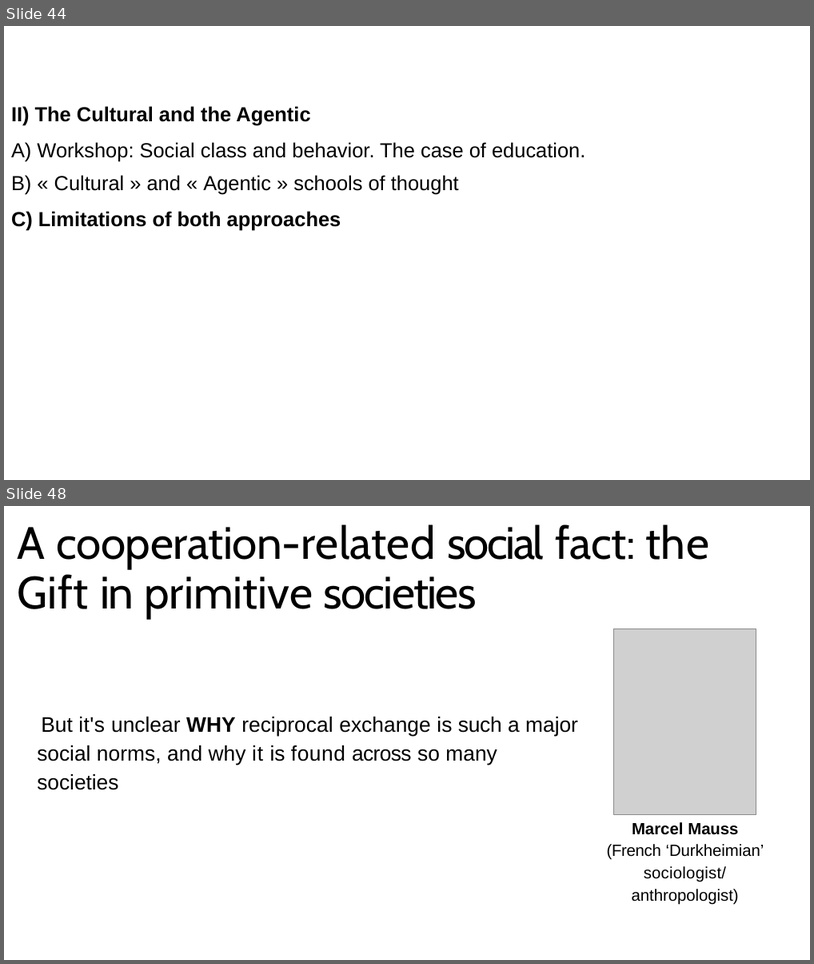
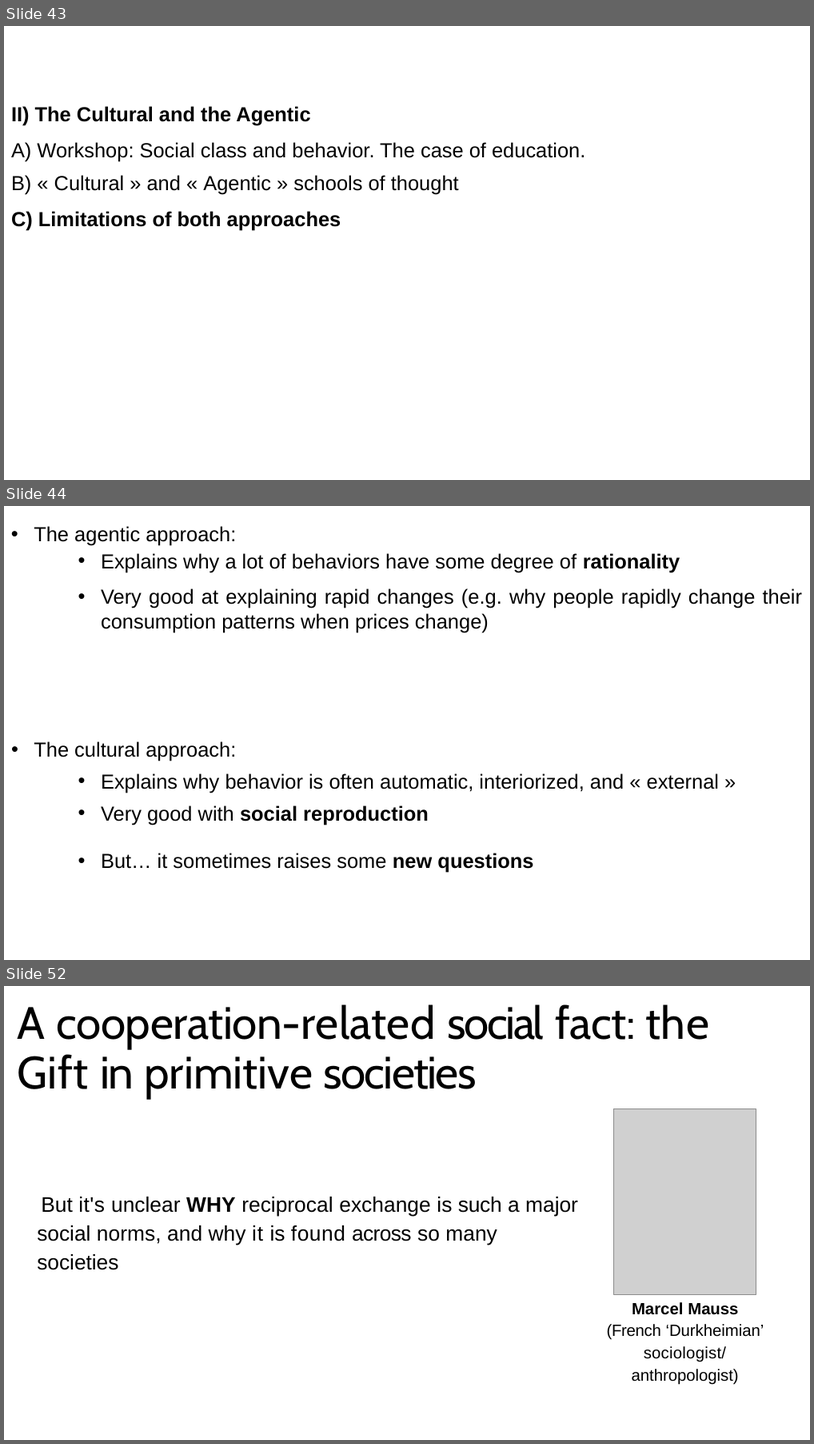
Before and after one commit to aminelasso/SOC501-2026, a slide deck: Week 3/Week 3.pptx. Shown one above the other, each under a label of ours: slides 44 and 48 before the commit, slides 43, 44 and 52 after it; the slides between them are not shown. The pictures are 814x964 and 814x1444 pixels, drawn with LibreOffice and Linux fonts; fonts in the diff are those of the drawing; grey boxes stand for pictures. Boxes give left, top, right and bottom in pixels: in the first picture for what was removed or moved away, otherwise in the second. Text is boxed around its words. In the diff, an @@ line names an element or a change of style, - is before the commit and + after.

```diff
--- a/Week 3/Week 3.pptx
+++ b/Week 3/Week 3.pptx
@@ slide 44 added at bbox=[4, 506, 810, 960], background #FFFFFF @@
@@ text added at bbox=[34, 526, 236, 546], 24.2 pt, text #000000 @@
+• The agentic approach:
@@ text added at bbox=[101, 553, 680, 572], 24.2 pt, text #000000 @@
+• Explains why a lot of behaviors have some degree of rationality
@@ text added at bbox=[101, 588, 802, 632], 24.2 pt, text #000000 @@
+• Very good at explaining rapid changes (e.g. why people rapidly change their consumption patterns when prices change)
@@ text added at bbox=[34, 741, 236, 760], 24.2 pt, text #000000 @@
+• The cultural approach:
@@ text added at bbox=[101, 773, 719, 792], 24.2 pt, text #000000 @@
+• Explains why behavior is often automatic, interiorized, and « external »
@@ text added at bbox=[101, 805, 429, 824], 24.2 pt, text #000000, bold @@
+• Very good with social reproduction
@@ text added at bbox=[101, 852, 534, 872], 24.2 pt, text #000000 @@
+• But… it sometimes raises some new questions
@@ what was slide 44 is now slide 43 @@
@@ what was slide 48 is now slide 52 @@
```
Also in this commit, not shown: 11 slides changed, 23 other slides added, 2 slides removed.
